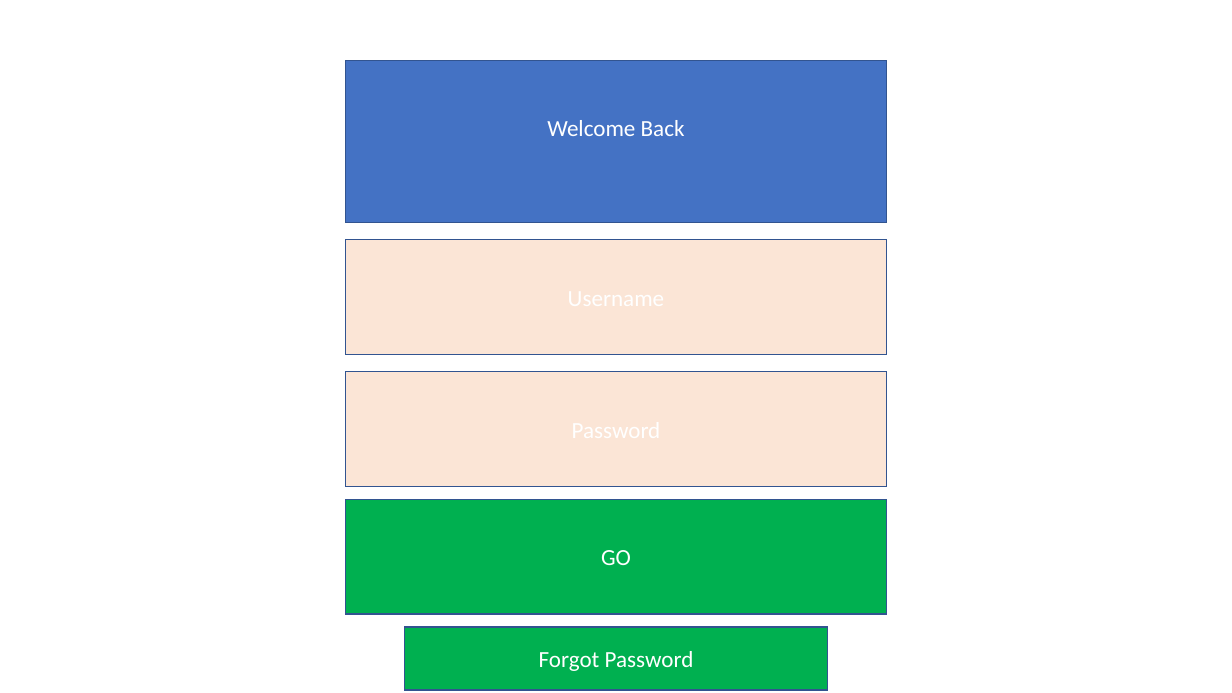
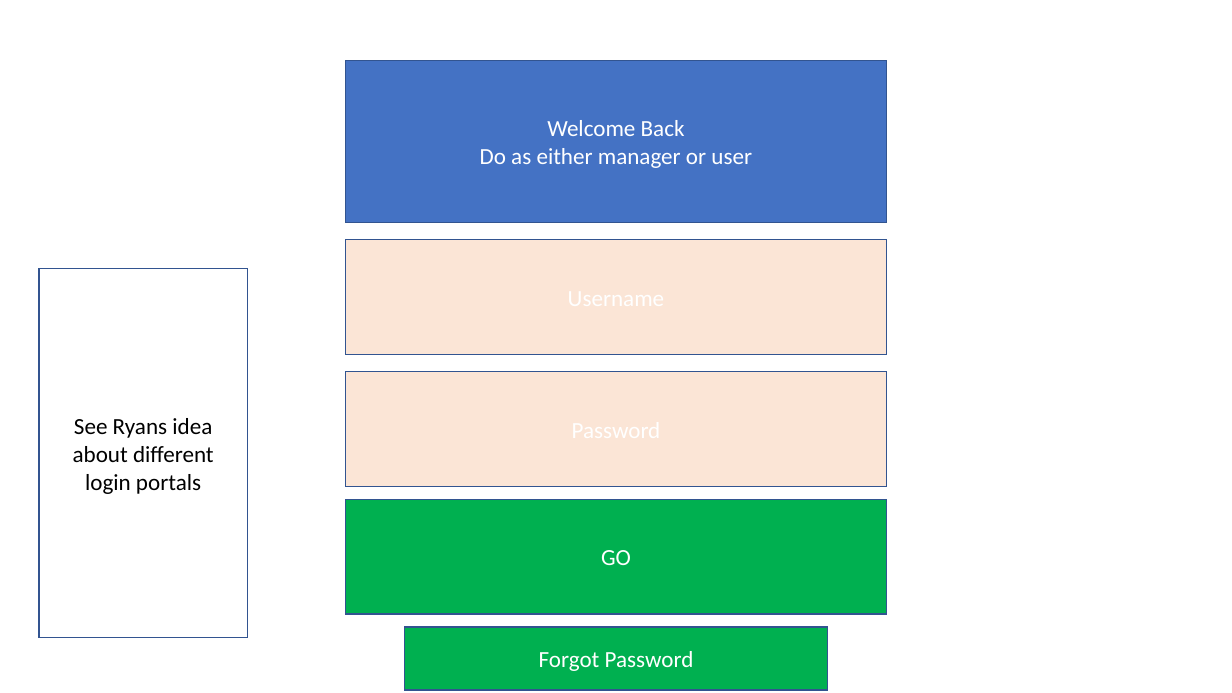
Before and after one commit to klin2391/611FinalProject, a slide deck: slide 4 of ProposedFlow.pptx. Drawn at 1232x693 pixels with LibreOffice and Linux fonts; fonts in the diff are those of the drawing. Boxes give left, top, right and bottom in pixels: in the first picture for what was removed or moved away, otherwise in the second. Text is boxed around its words. In the diff, an @@ line names an element or a change of style, - is before the commit and + after.

```diff
--- a/ProposedFlow.pptx
+++ b/ProposedFlow.pptx
@@ text in rectangle at bbox=[480, 148, 752, 168]: paragraph added @@
+Do as either manager or user
@@ rectangle added at bbox=[39, 269, 247, 638], outline #325491 1 pt, 18 pt, text #000000 @@
+See Ryans idea about different login portals
```
Also in this commit, not shown: 8 other slides changed, 39 other files.
